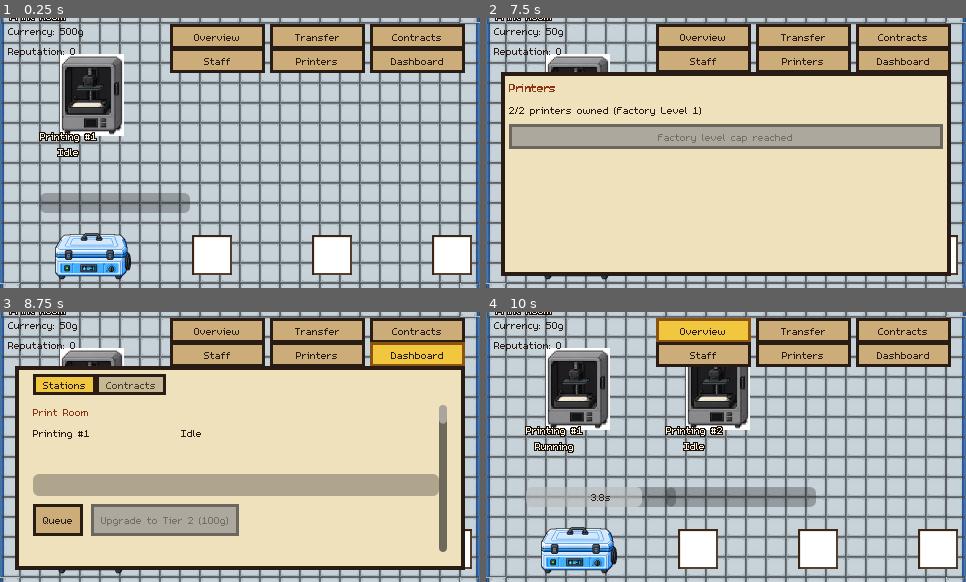
Above: before the commit, frames 1-4 (two rows, left to right).
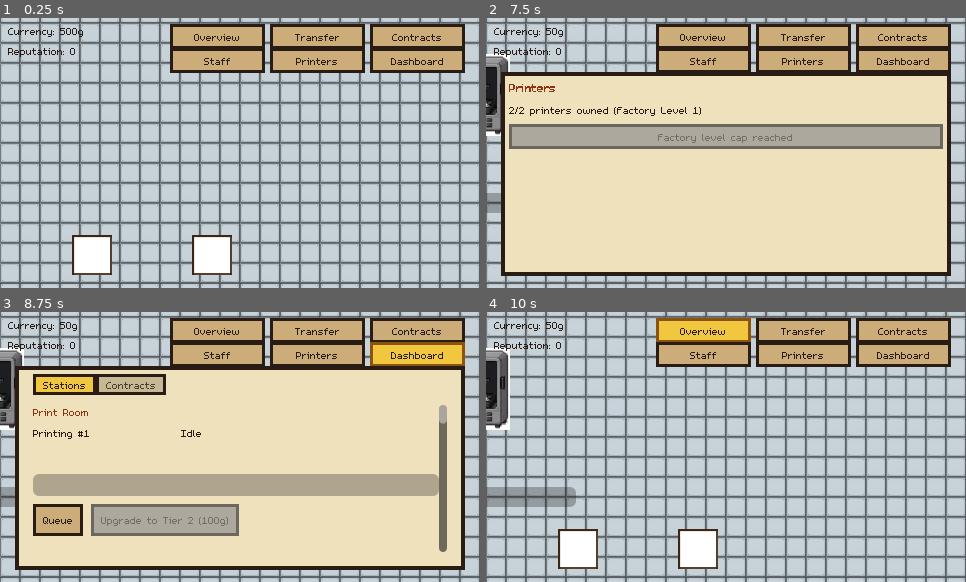
Above: after the commit, the same moments.

Repository: carverweirick/foundry-mobile-game
Game: Godot game, scene res://scenes/main.tscn
Two runs of this game, one before a commit and one after it. Both use one fixed random seed, a clock stepped at 60 frames per second and the inputs below.
Inputs:
- Up to frame 1 (0.25 s): no input
- Up to frame 2 (7.5 s): click "Overview" at 0.5 s; click "Transfer" at 1.25 s; click "Defects only" at 2 s; click "Contracts" at 2.75 s; click "View" at 3.5 s; click "Staff" at 4.25 s; click "Hire" at 5 s; click "Hire" at 5.75 s; click "Printers" at 6.5 s; click "Buy Printer (250g)" at 7.25 s
- Up to frame 3 (8.75 s): click "Dashboard" at 8 s
- Up to frame 4 (10 s): click "Queue" at 8.75 s; click "Overview" at 9.5 s

The runs differ from the first frame. In frame 1, 13% of the frame differs, in the area x 0-100%, y 0-100%; in frame 2, 3.6%; in frame 3, 3.6%; in frame 4, 19%.

Commit message:
Expand the 4 rooms into a pinwheel so they touch each other at the center
Direct request: "make the rooms surrounding the pour room in the
center expand and touch each other meeting at the middle point." The
old four 480x300 corner rooms only ever touched the central Pour Room
hub at single diagonal points, never each other.

Replaced with the classic "4 rectangles + 1 square tile a bigger
rectangle" pinwheel construction: PRINT_ROOM (top arm, 960x300),
SHELLING_ROOM (right arm, 680x580), FURNACE_ROOM (bottom arm,
960x300), POST_PROCESSING_ROOM (left arm, 680x580), each wrapping
around a small 280x280 POUR_ROOM island centered on the floor's exact
geometric center (860,480) - the "small Pour Room island" option from
asking the user how to handle Pour's zone once the corners fully
expand. Every arm stays a plain rectangle, so the existing rect-based
zone/tile system (ZONES, _zone_index_for_cell(), _edge_tile_for())
needed no new cases.

Every new room rect is a strict superset of its old one, so every
existing STATION_POSITIONS entry keeps working without moving (only
"pour" was re-centered onto the smaller island, (740,480) ->
(860,480)).

Verified headless: zero area overlap between any two of the 5 rooms,
all four adjacent pairs share a real 300px or 680px edge segment (not
just a corner point) starting at a corner of the central island, the
5 rooms plus the 40px margin ring exactly account for the full
1720x960 floor area with no gaps, every station position still lands
in its room, and the tile grid still covers all 4128 cells.

Co-Authored-By: Claude Sonnet 5 <noreply@anthropic.com>
Claude-Session: https://claude.ai/code/session_01JVo4V5woxRQb6BmWzsoiCF

Diff:
--- a/scenes/main.gd
+++ b/scenes/main.gd
@@ -80,36 +80,45 @@
 # Room zones: rect (x, y, width, height), fill color, border color, label.
 # Colors loosely follow the Art Style section's room palettes.
 #
-# Reworked this session (design request): four corner rooms - Print (top-
-# left), Shelling (top-right), Post Processing (bottom-left), Furnace/Burnout
-# (bottom-right) - around a central VIM Bay housing Pour and, eventually, a
-# new "Air Melter" alternate-melt station (design idea only so far, not a
-# real Station yet - see GameData/design doc Section 24 for status; no
-# STATION_POSITIONS entry exists for it until it's actually built). The old
-# scattered layout (Shelling/Print stacked on the left, Furnace lower-middle,
-# Pour/Casting Area on the right, Post Processing upper-right) is gone,
-# along with the Casting Area zone itself (still no station ever lived
-# there) and the old spine-plus-branch Hallway shape. Floor bounds
-# (FLOOR_MIN/FLOOR_MAX) are UNCHANGED - the four 480x300 corners plus the
-# 680x280 center hub, with the existing 40px margin, sum to exactly the
-# existing 1720x960 floor, so MIN_ZOOM/camera-clamp math needed no retuning.
-const PRINT_ROOM := Rect2(40, 40, 480, 300)
-const SHELLING_ROOM := Rect2(1200, 40, 480, 300)
-const POST_PROCESSING_ROOM := Rect2(40, 620, 480, 300)
-const FURNACE_ROOM := Rect2(1200, 620, 480, 300)
-## The center hub - still named POUR_ROOM in code (Pour is the one real
-## Station there today) even though its on-floor label now reads "VIM Bay"
-## to match the new framing; GameData's own StationDef.room_name for Pour
-## stays the unrelated string "Pour Room" (used for Overview/Staff grouping
-## elsewhere), so renaming this floor label didn't need any GameData changes.
-const POUR_ROOM := Rect2(520, 340, 680, 280)
-
-## Since the four corners only meet the center hub at single pinwheel-style
-## corner points (not shared edges), every cell of the floor's continuous
-## tile grid that isn't inside one of the room rects below gets tinted this
-## color instead (see _zone_tint_for_point()) - the whole floor is one tiled
-## surface, this is just the "hallway" zone's own tint, not a separate
-## background layer underneath it.
+# Pinwheel layout, this session's redesign of the earlier "four 480x300
+# corners around a 680x280 center hub" version (design request: "make the
+# rooms surrounding the pour room in the center expand and touch each other
+# meeting at the middle point"). The old corner rooms only ever touched the
+# center hub at single diagonal points, never each other - four true
+# rectangles now wrap pinwheel-style around a small central Pour Room
+# square, each one sharing a real edge segment with both of its neighbors,
+# and every one of those shared segments starts right at a corner of the
+# central square - i.e. at "the middle point." Each room is still a plain
+# rectangle (not an L-shape) - the classic "4 rectangles + 1 square tile a
+# bigger rectangle" construction - so the existing rect-based zone/tile
+# system (ZONES, _zone_index_for_cell(), _edge_tile_for()) needed no new
+# cases, just new numbers. Every old STATION_POSITIONS entry already falls
+# inside its room's new (larger) bounds without needing to move - verified
+# below and with a headless test - since each new room is a strict superset
+# of its old rect. Floor bounds (FLOOR_MIN/FLOOR_MAX) are UNCHANGED; the
+# pinwheel's own center (860, 480) is both the geometric center of the full
+# 1720x960 floor and the exact midpoint of the 40px-inset margins on every
+# side, so nothing needed re-deriving from scratch.
+const PRINT_ROOM := Rect2(40, 40, 960, 300)             # top arm
+const SHELLING_ROOM := Rect2(1000, 40, 680, 580)        # right arm
+const FURNACE_ROOM := Rect2(720, 620, 960, 300)         # bottom arm
+const POST_PROCESSING_ROOM := Rect2(40, 340, 680, 580)  # left arm
+## The small central island every arm above wraps around - still named
+## POUR_ROOM in code (Pour is the one real Station there today) even though
+## its on-floor label reads "VIM Bay"; GameData's own StationDef.room_name
+## for Pour stays the unrelated string "Pour Room" (used for Overview/Staff
+## grouping elsewhere), so this floor label was never tied to that anyway.
+## Sized 280x280 - plenty for the single Pour station, with room to spare
+## for the still-unbuilt "Air Melter" idea from the same design conversation.
+const POUR_ROOM := Rect2(720, 340, 280, 280)
+
+## Every cell of the floor's continuous tile grid that isn't inside one of
+## the 5 room rects above gets tinted this color instead (see
+## _zone_index_for_cell()) - the whole floor is one tiled surface, this is
+## just the "hallway" zone's own tint, not a separate background layer.
+## Since the pinwheel's 4 arms plus the central island now tile the entire
+## floor (margins aside), there's no hallway "between" rooms left at all -
+## this only ever shows up in the 40px margin ring around the outside.
 const HALLWAY_FILL := Color(0.7, 0.7, 0.68)
 const SHELLING_FILL := Color(0.87, 0.8, 0.66)
 const SHELLING_BORDER := Color(0.65, 0.55, 0.4)
@@ -129,8 +138,12 @@
 # below instead of a single fixed spot. Deplate is gone entirely (Section
 # 21.3); Clean, Scan, Patching now share printing's old row/column area,
 # Mold Prep sits alongside Burnout in the Furnace Room (Section 21.4/21.5).
-# Repositioned this session into the new four-corners-plus-center layout
-# above - same station groupings as before, new coordinates.
+# Every position below predates this session's pinwheel room-rect rework
+# and was kept as-is rather than re-centered - each room only ever grew
+# (every new room rect is a strict superset of its old one), so every one
+# of these still lands comfortably inside its own room, just no longer
+# centered in it the way it once was. "pour" is the one exception, moved to
+# the new small POUR_ROOM island's own center.
 const STATION_POSITIONS := {
 	"shelling": Vector2(1300, 160),
 	"pour_cup_attach": Vector2(1480, 160),
@@ -140,7 +153,7 @@
 	"patching": Vector2(460, 260),
 	"burnout": Vector2(1300, 720),
 	"mold_prep": Vector2(1480, 720),
-	"pour": Vector2(740, 480), # nudged from 750 to land exactly on a GRID_CELL_SIZE (20) multiple
+	"pour": Vector2(860, 480), # re-centered on the new, smaller POUR_ROOM island
 	"deshell": Vector2(120, 720),
 	"abrasive_blast": Vector2(280, 720),
 	"ship": Vector2(440, 720),
Not shown, changed: CLAUDE.md
Not shown, changed: docs/design_doc.md
